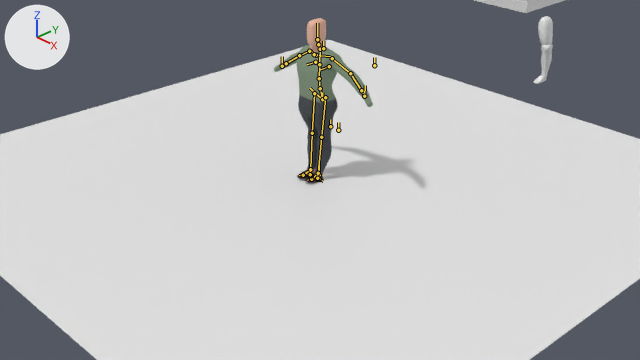
The Blender file Blender files/character.blend, before and after one commit.
Before and after are seen from the file's camera 'Camera'. The axes (+X, +Y, +Z) are drawn at upper left. The lights are the same throughout. The bones that bend it are drawn over the model as lines.
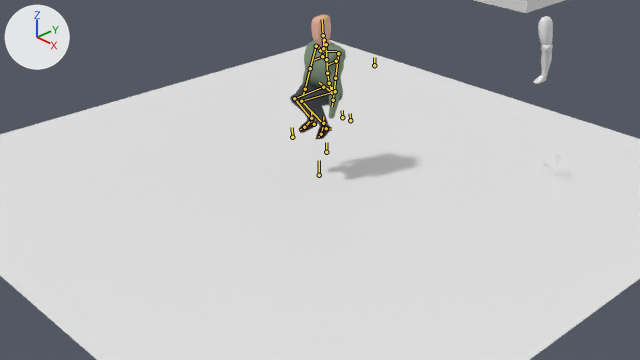
The newer file adds an action. The first version stands in its rest pose; the second is drawn at frame 1 of the action 'jump land'.

Where the change shows, as pixel boxes [x1, y1, x2, y2] in the pictures (640 x 360 px):
'torso', posed (43% narrower, 24% shorter): before [274, 18, 373, 183]; after [290, 14, 346, 139]
'target.001', now drawn: after [543, 154, 571, 176]
bone 'spine', root to tip: before (322, 99) to (320, 88); after (332, 92) to (329, 83)
bone 'foot.L', root to tip: before (318, 173) to (311, 179); after (323, 124) to (321, 134)
bone 'foot.R', root to tip: before (310, 169) to (303, 175); after (311, 119) to (304, 127)
bone 'foot_target.L', root to tip: before (317, 179) to (317, 172); after (323, 124) to (323, 116)
bone 'foot_target.R', root to tip: before (310, 175) to (310, 168); after (311, 119) to (311, 111)
bone 'hand_IK.L', root to tip: before (364, 96) to (365, 85); after (326, 152) to (326, 142)
bone 'hand_IK.R', root to tip: before (282, 66) to (282, 56); after (292, 137) to (292, 127)

The edits, one by one:
Bone 'spine' (bone_spine) moves from (0.0, 0.0, 0.0) to (0.0, 0.0, -0.17).
Bone 'spine' (bone_spine) turns from (0, 0, 0) to (6, 0, 0) degrees about its own x, y and z.
Bone 'foot.L' (bone_foot_l) turns from (0, 0, 0) to (-15, -20, -4) degrees about its own x, y and z.
Bone 'foot.R' (bone_foot_r) turns from (0, 0, 0) to (-18, 8, 7) degrees about its own x, y and z.
Bone 'foot_target.L' (bone_foot_target_l) moves from (0.0, 0.0, 0.0) to (0.039, 0.739, -0.062).
Bone 'foot_target.R' (bone_foot_target_r) moves from (0.0, 0.0, 0.0) to (-0.039, 0.739, -0.062).
Bone 'hand_IK.L' (bone_hand_ik_l) moves from (0.0, 0.0, 0.0) to (-0.412, -0.78, 0.21).
Bone 'hand_IK.R' (bone_hand_ik_r) moves from (0.0, 0.0, 0.0) to (0.412, -0.78, 0.21).
